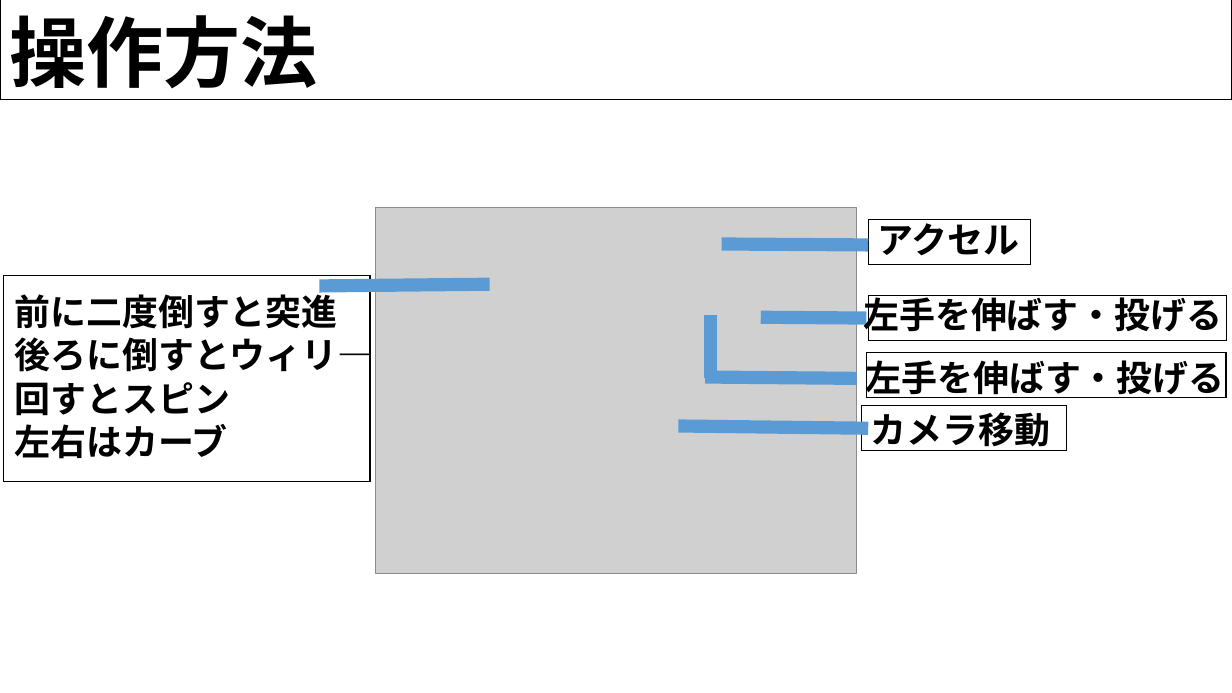
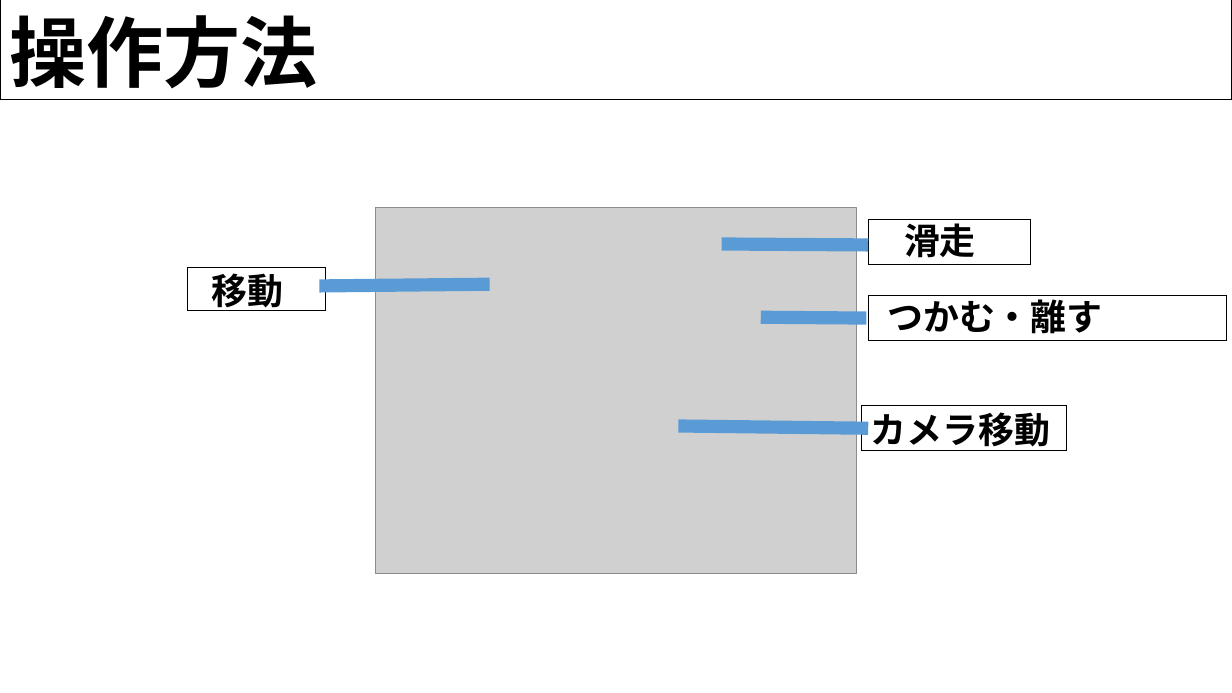
Before and after one commit to H29LatterPeriodTeam07/team07, a slide deck: slide 15 of 後期企画書/ショッピングカート.pptx (slide 10 before the commit). Drawn at 1232x693 pixels with LibreOffice and Linux fonts; fonts in the diff are those of the drawing; grey boxes stand for pictures; background and template pictures are left out. Boxes give left, top, right and bottom in pixels: in the first picture for what was removed or moved away, otherwise in the second. Text is boxed around its words. In the diff, an @@ line names an element or a change of style, - is before the commit and + after.

```diff
--- a/後期企画書/ショッピングカート.pptx
+++ b/後期企画書/ショッピングカート.pptx
@@ text at [904, 219, 976, 258]: text changed @@
-アクセル
+滑走
@@ rectangle: place and size @@
-rectangle at [4, 275, 370, 482]
+rectangle at [188, 268, 326, 311]
@@ text added at [211, 267, 283, 313], 28 pt, text #000000, bold @@
+移動
@@ text removed at [15, 289, 374, 459] @@
-前に二度倒すと突進
-後ろに倒すとウィリ―
-回すとスピン
-左右はカーブ
@@ text removed at [863, 295, 1222, 338] @@
-左手を伸ばす・投げる
@@ text added at [887, 295, 1102, 334], 28 pt, text #000000, bold @@
+つかむ・離す
@@ line removed from (711, 315) to (711, 379) @@
@@ text removed at [866, 354, 1225, 398] @@
-左手を伸ばす・投げる
@@ rectangle removed at [867, 353, 1226, 398] @@
@@ line removed from (705, 377) to (857, 379) @@
```
Also in this commit, not shown: 6 other slides changed, 8 slides added, 3 slides removed.
